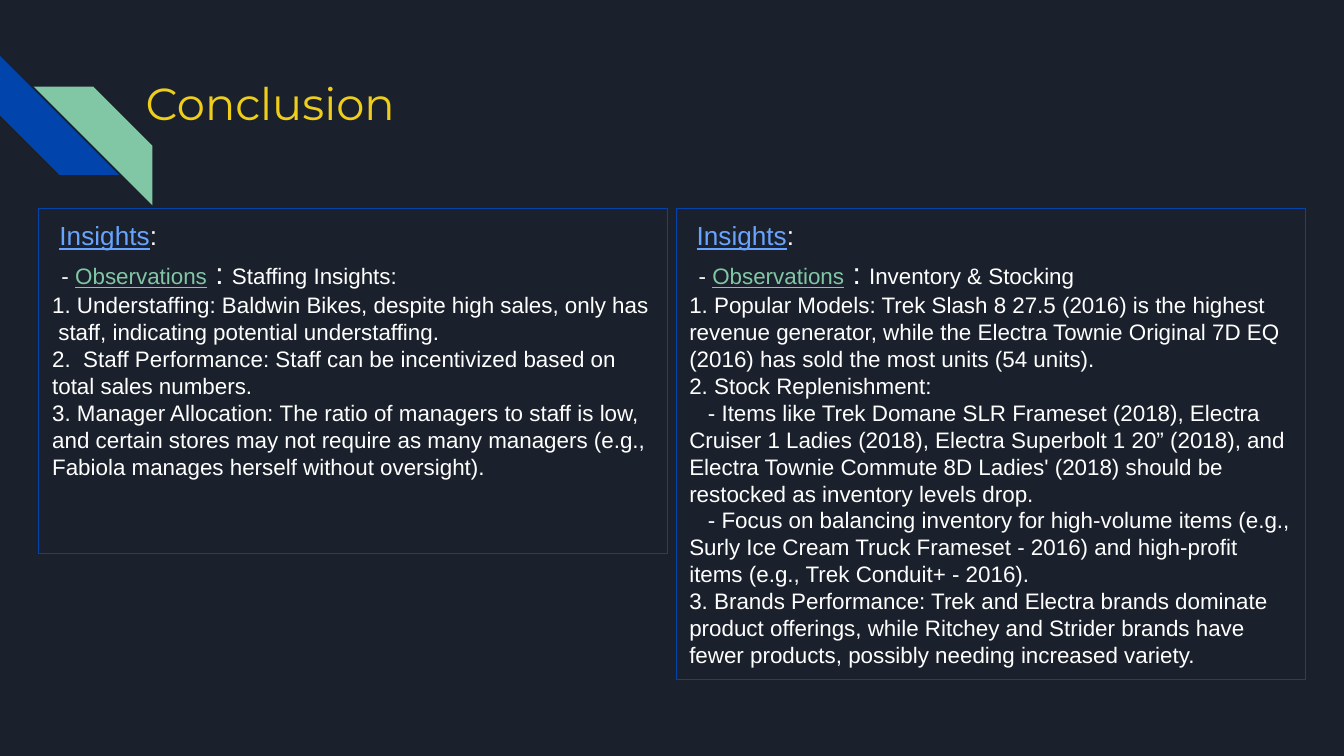
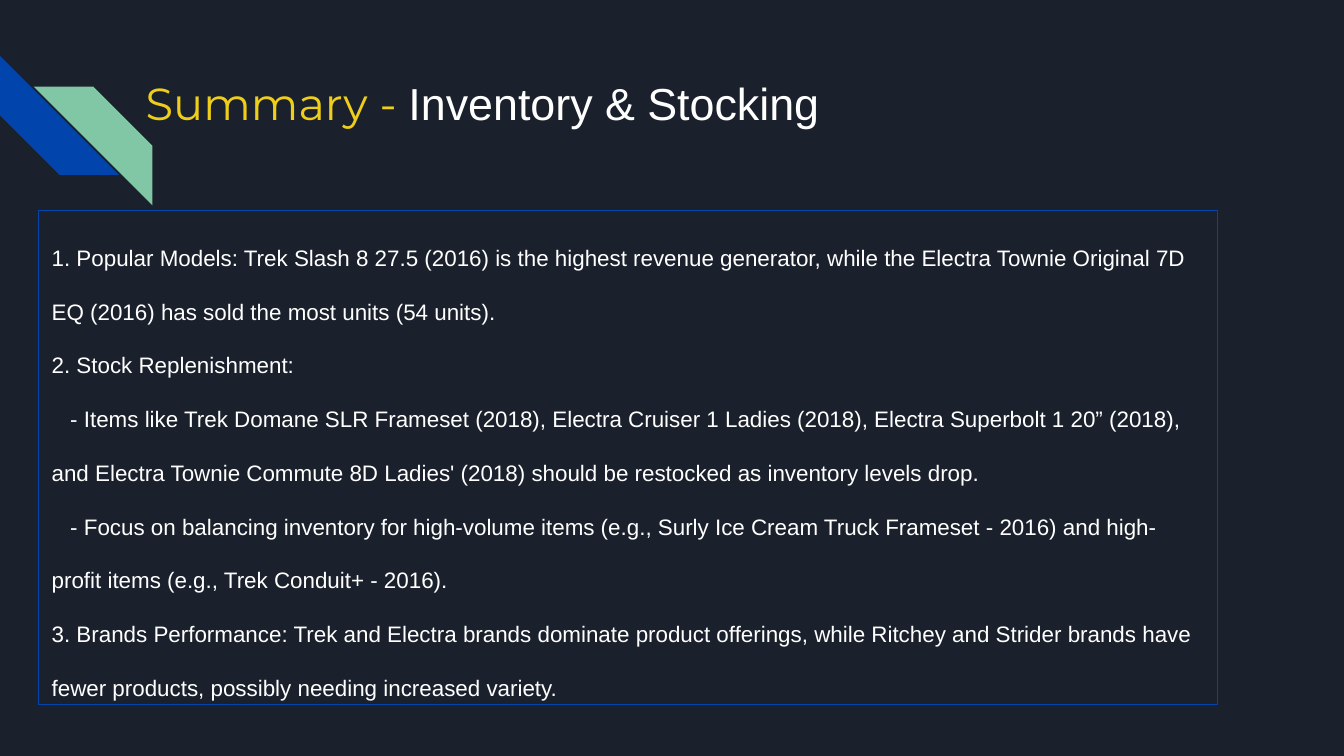
Before and after one commit to Manju-crz/sql_mini_project, a slide deck: slide 20 of SQL Miniproject Group 3 - Bike Store.pptx (slide 17 before the commit). Drawn at 1344x756 pixels with LibreOffice and Linux fonts; fonts in the diff are those of the drawing. Boxes give left, top, right and bottom in pixels: in the first picture for what was removed or moved away, otherwise in the second. Text is boxed around its words. In the diff, an @@ line names an element or a change of style, - is before the commit and + after.

```diff
--- a/SQL Miniproject Group 3 - Bike Store.pptx
+++ b/SQL Miniproject Group 3 - Bike Store.pptx
@@ title at (146,87,819,129): text changed; font Montserrat to Arial; text colour #EECE1A to #FFFFFF @@
-Conclusion
+Summary - Inventory & Stocking
@@ rectangle removed at (39,208,668,554) @@
-Insights:
-- Observations : Staffing Insights:
-1. Understaffing: Baldwin Bikes, despite high sales, only has staff, indicating potential understaffing.
-2. Staff Performance: Staff can be incentivized based on total sales numbers.
-3. Manager Allocation: The ratio of managers to staff is low, and certain stores may not require as many managers (e.g., Fabiola manages herself without oversight).
@@ rectangle "1. Popular Models: Trek Slash ...": place and size @@
-rectangle "1. Popular Models: Trek Slash ..." at (676,208,1305,679)
+rectangle "1. Popular Models: Trek Slash ..." at (39,211,1218,704)
@@ rectangle "1. Popular Models: Trek Slash ..." at (39,211,1218,704): line spacing 1 to 2 @@
@@ text in rectangle at (697,226,1074,289): paragraphs removed @@
-Insights:
-- Observations : Inventory & Stocking
```
Also in this commit, not shown: 2 other slides changed, 4 slides added, 1 slide removed.
